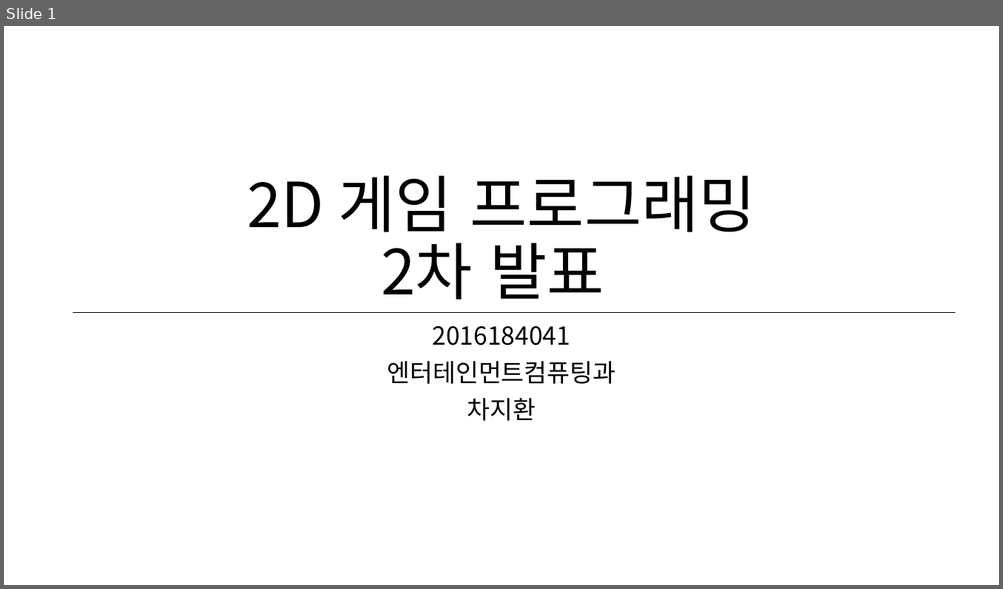
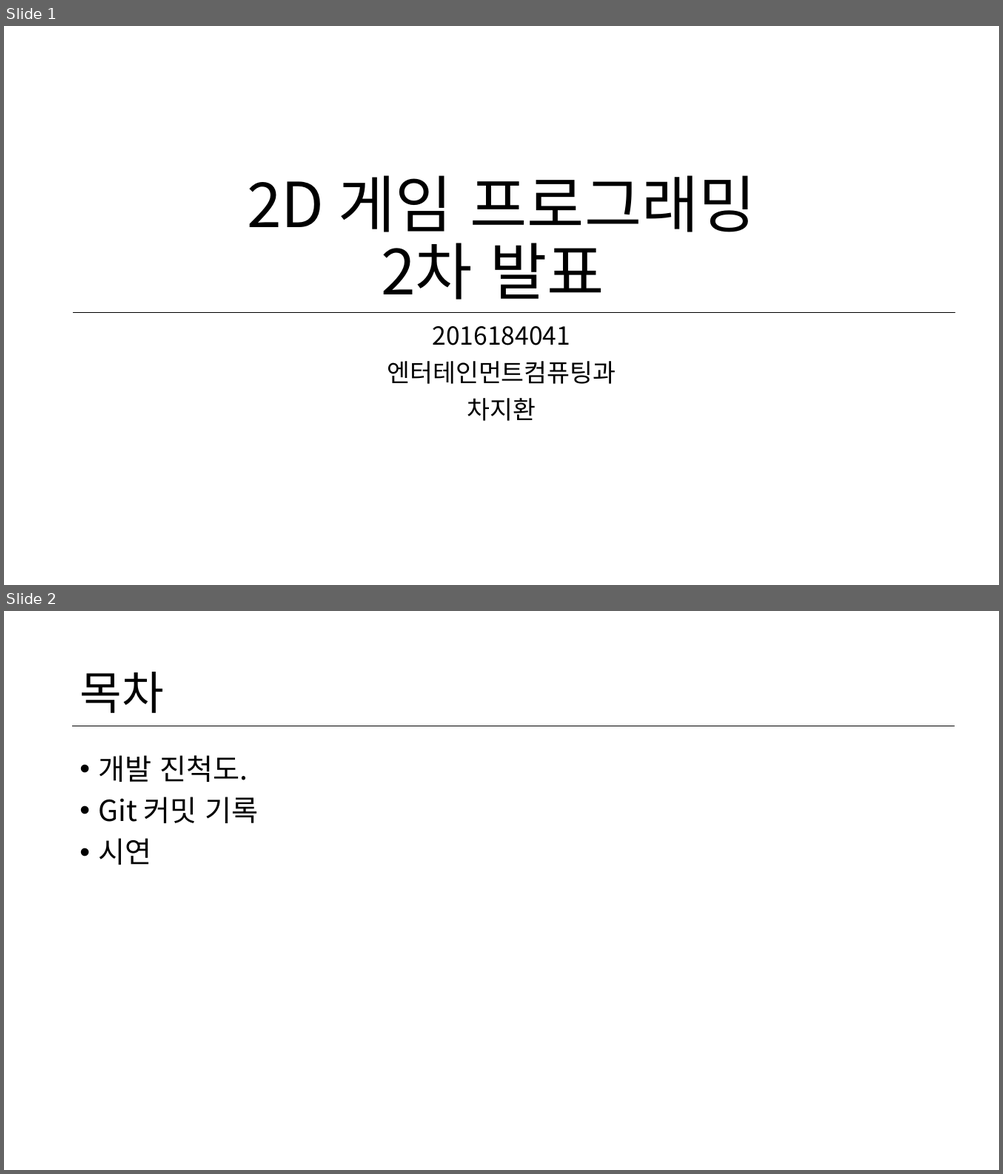
Before and after one commit to charg2/2dgp, a slide deck: ppt/3차.pptx. Shown one above the other, each under a label of ours: slide 1 before the commit, slides 1 and 2 after it. The pictures are 1003x589 and 1003x1174 pixels, drawn with LibreOffice and Linux fonts; fonts in the diff are those of the drawing. Boxes give left, top, right and bottom in pixels: in the first picture for what was removed or moved away, otherwise in the second. Text is boxed around its words. In the diff, an @@ line names an element or a change of style, - is before the commit and + after.

Commit message:
시연 전

```diff
--- a/ppt/3차.pptx
+++ b/ppt/3차.pptx
@@ slide 2 added at <box>4,611,999,1170</box>, background #FFFFFF @@
@@ title added at <box>79,672,163,713</box>, 44 pt, text #000000 @@
+목차
@@ line added from (73, 726) to (954, 726), #000000 0.5 pt @@
@@ text added at <box>99,755,259,865</box>, 28 pt, text #000000 @@
+• 개발 진척도.
+• Git 커밋 기록
+• 시연
```
Also in this commit, not shown: 1 slide changed, 1 other slide added, 3 slides removed, 9 other files.
